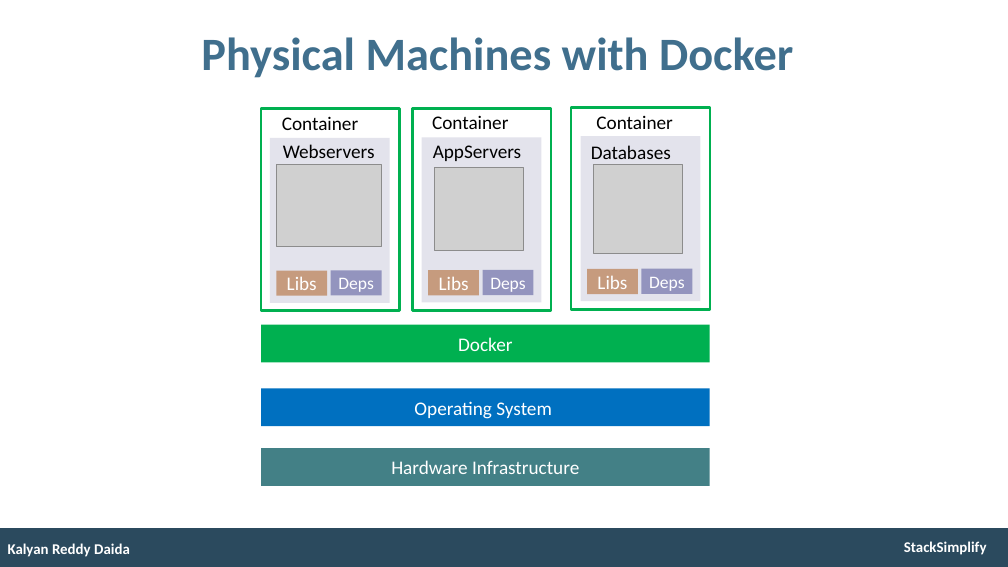
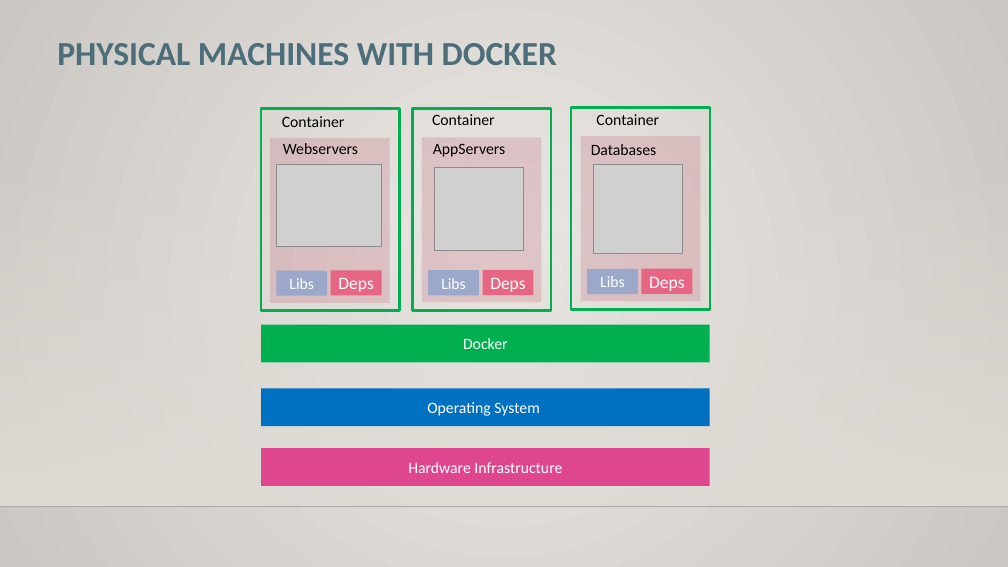
Before and after one commit to saikiranchalla1/learning-docker-kubernetes-on-azure-aks, a slide deck: slide 5 of 1_docker-fundamentals/otherfiles/presentation/Docker-Fundamentals-v1.pptx. Drawn at 1008x567 pixels with LibreOffice and Linux fonts; fonts in the diff are those of the drawing; grey boxes stand for pictures; background and template pictures are left out. Boxes give left, top, right and bottom in pixels: in the first picture for what was removed or moved away, otherwise in the second. Text is boxed around its words. In the diff, an @@ line names an element or a change of style, - is before the commit and + after.

```diff
--- a/1_docker-fundamentals/otherfiles/presentation/Docker-Fundamentals-v1.pptx
+++ b/1_docker-fundamentals/otherfiles/presentation/Docker-Fundamentals-v1.pptx
@@ background #FFFFFF to gradient #ECEAE7 to #CAC7C1 @@
@@ title at (57, 43, 557, 65): text changed; size 53 to 38.4 pt; text colour #406F8D to #4C6E7A @@
-Physical Machines with Docker
+PHYSICAL MACHINES WITH DOCKER
@@ size 22 to 18 pt in 8 elements at (261, 389, 709, 427), (261, 324, 709, 362), (283, 143, 358, 154), (433, 143, 505, 157), (591, 144, 657, 155), (282, 116, 345, 127), (432, 114, 495, 125), (596, 114, 659, 125) @@
@@ fill #53548A at 16% opacity to #B71E42 at 16% opacity in 3 elements at (270, 138, 389, 303), (421, 137, 541, 302), (580, 136, 700, 301) @@
@@ rectangle added at (0, 167, 1008, 507), fill gradient #DFDBD5 @@
@@ size 22 to 18 pt; fill #C69B7E to #9BA8CA in 3 elements at (277, 270, 328, 295), (428, 270, 479, 295), (587, 269, 638, 294) @@
@@ fill #9394BE to #E66684 in 3 elements at (331, 270, 382, 295), (483, 270, 534, 295), (641, 268, 692, 294) @@
@@ rectangle "Hardware Infrastructure" at (261, 448, 709, 486): size 22 to 18 pt; fill #438086 to #DE478E @@
@@ line added from (0, 507) to (1008, 507), #000001 1 pt @@
@@ rectangle removed at (0, 528, 1008, 567) @@
@@ text removed at (8, 543, 130, 557) @@
-Kalyan Reddy Daida
@@ text removed at (904, 541, 987, 555) @@
-StackSimplify
```
Also in this commit, not shown: 10 other slides changed, 6 other files.
